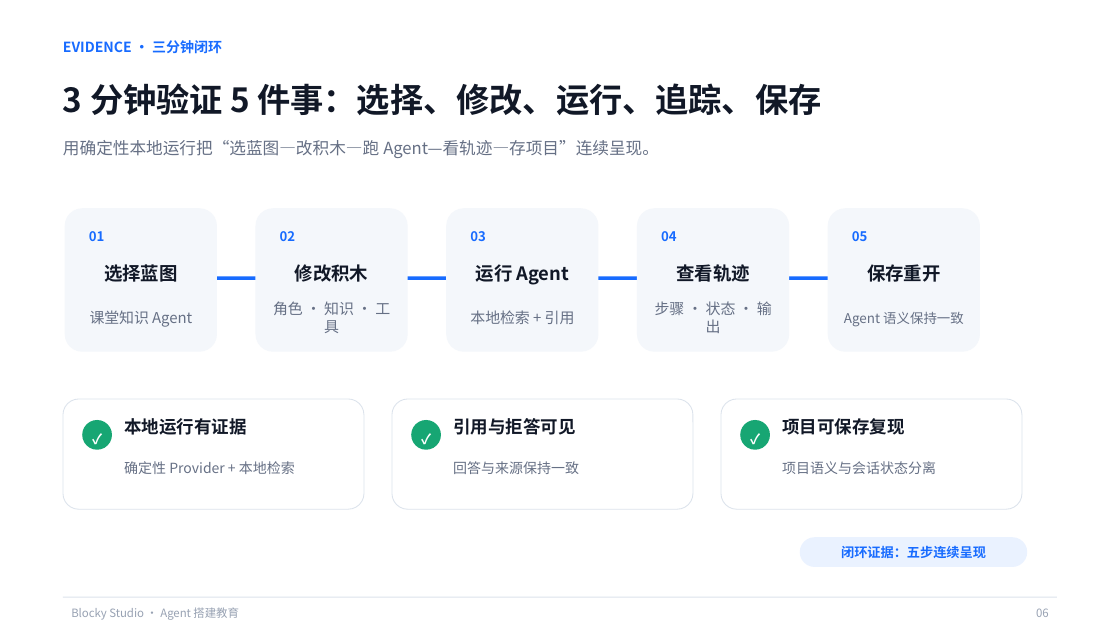
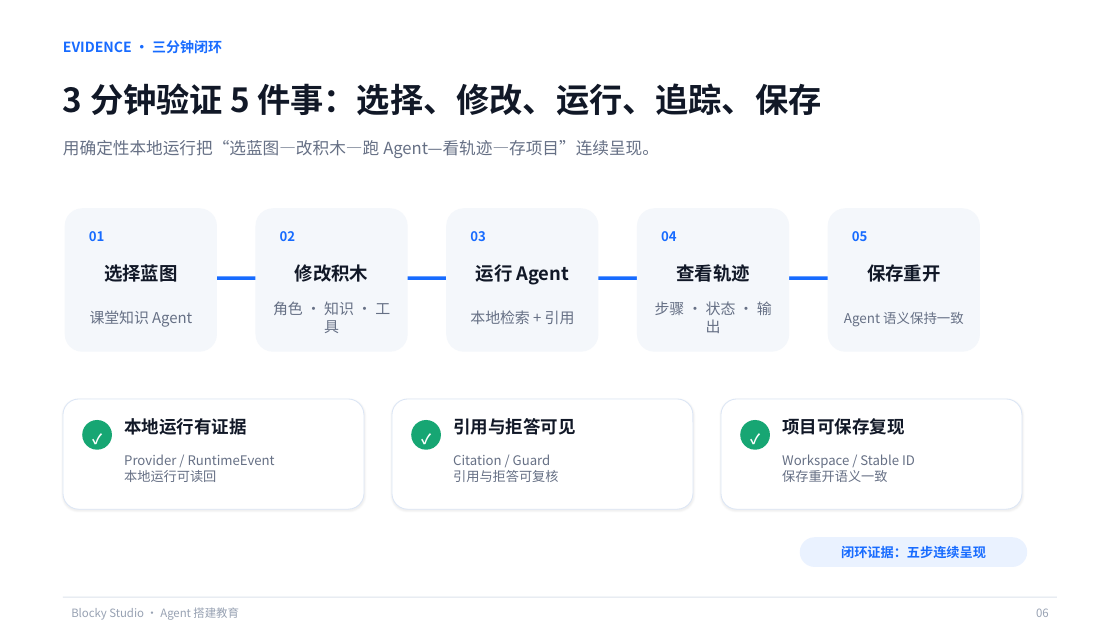
Before and after one commit to q2955161835-debug/Blocky-AI, a slide deck: slide 6 of PPT与商业计划书/Blocky-Studio-息壤杯-AI+教育.pptx. Drawn at 1120x630 pixels with LibreOffice and Linux fonts; fonts in the diff are those of the drawing. Boxes give left, top, right and bottom in pixels: in the first picture for what was removed or moved away, otherwise in the second. Text is boxed around its words. In the diff, an @@ line names an element or a change of style, - is before the commit and + after.

```diff
--- a/PPT与商业计划书/Blocky-Studio-息壤杯-AI+教育.pptx
+++ b/PPT与商业计划书/Blocky-Studio-息壤杯-AI+教育.pptx
@@ outline #DCE3EC 0.75 pt to #DCE6F5 0.75 pt; shadow on in 3 elements at bbox=[63, 399, 364, 509], bbox=[392, 399, 693, 509], bbox=[721, 399, 1022, 509] @@
@@ text at bbox=[124, 454, 275, 482]: text changed; size 12 to 11.2 pt @@
-确定性 Provider + 本地检索
+Provider / RuntimeEvent
+本地运行可读回
@@ text at bbox=[453, 454, 558, 482]: text changed; size 12 to 11.2 pt @@
-回答与来源保持一致
+Citation / Guard
+引用与拒答可复核
@@ text at bbox=[782, 454, 915, 482]: text changed; size 12 to 11.2 pt @@
-项目语义与会话状态分离
+Workspace / Stable ID
+保存重开语义一致
```
Also in this commit, not shown: 9 other slides changed, 1 other file.
